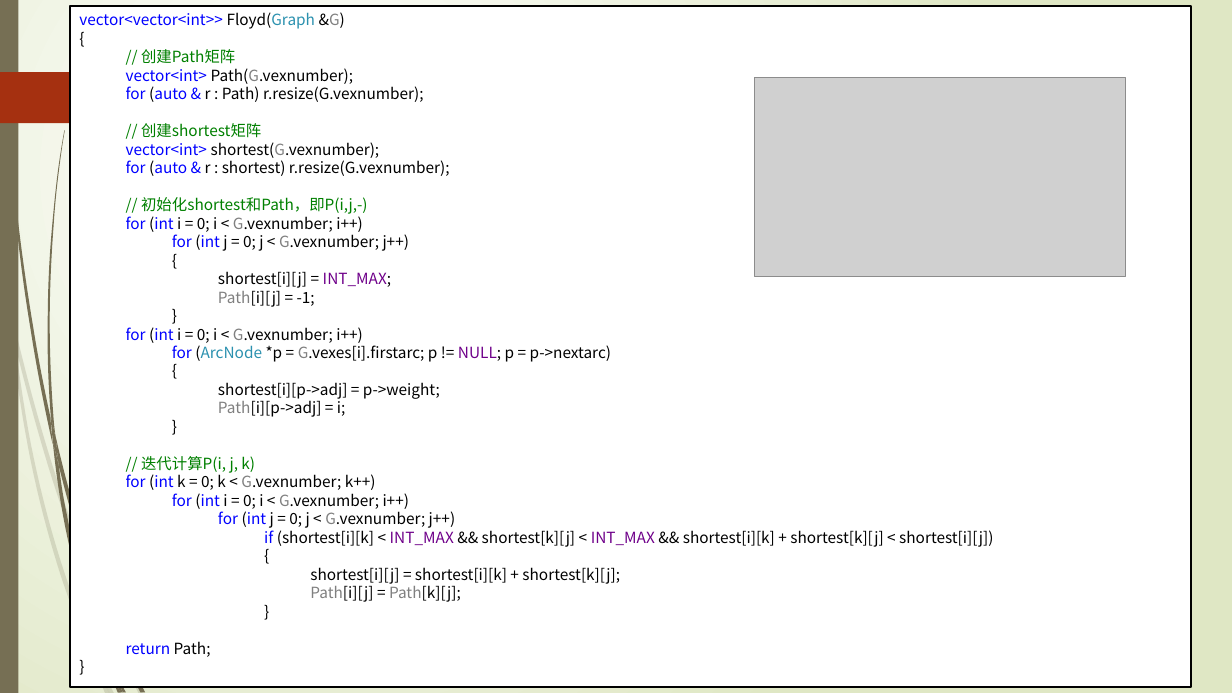
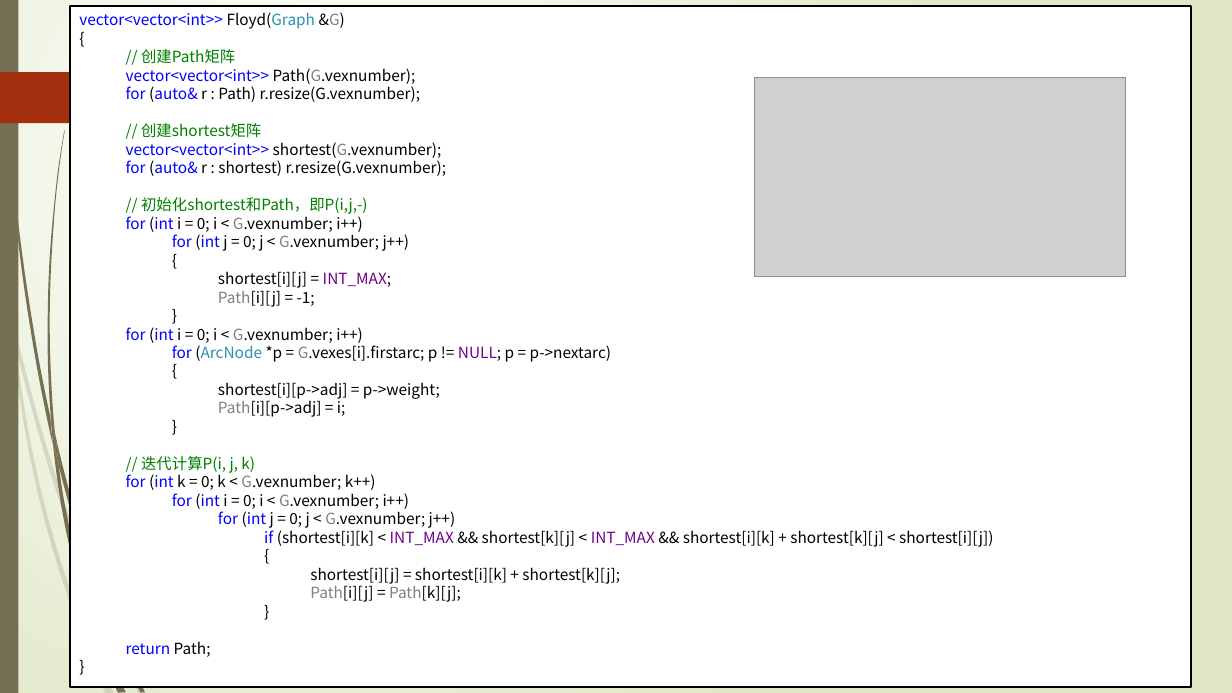
Before and after one commit to TeacherPeng/Datastruct, a slide deck: slide 109 of 教案/第07章 图.pptx. Drawn at 1232x693 pixels with LibreOffice and Linux fonts; fonts in the diff are those of the drawing; grey boxes stand for pictures. Boxes give left, top, right and bottom in pixels: in the first picture for what was removed or moved away, otherwise in the second. Text is boxed around its words. In the diff, an @@ line names an element or a change of style, - is before the commit and + after.

```diff
--- a/教案/第07章 图.pptx
+++ b/教案/第07章 图.pptx
@@ text in rectangle at (126,68,421,102): text changed @@
-  vector<int> Path(G.vexnumber);
-  for (auto & r : Path) r.resize(G.vexnumber);
+  vector<vector<int>> Path(G.vexnumber);
+  for (auto& r : Path) r.resize(G.vexnumber);
@@ text in rectangle at (126,142,447,176): text changed @@
-  vector<int> shortest(G.vexnumber);
-  for (auto & r : shortest) r.resize(G.vexnumber);
+  vector<vector<int>> shortest(G.vexnumber);
+  for (auto& r : shortest) r.resize(G.vexnumber);
```
Also in this commit, not shown: 3 other files.
